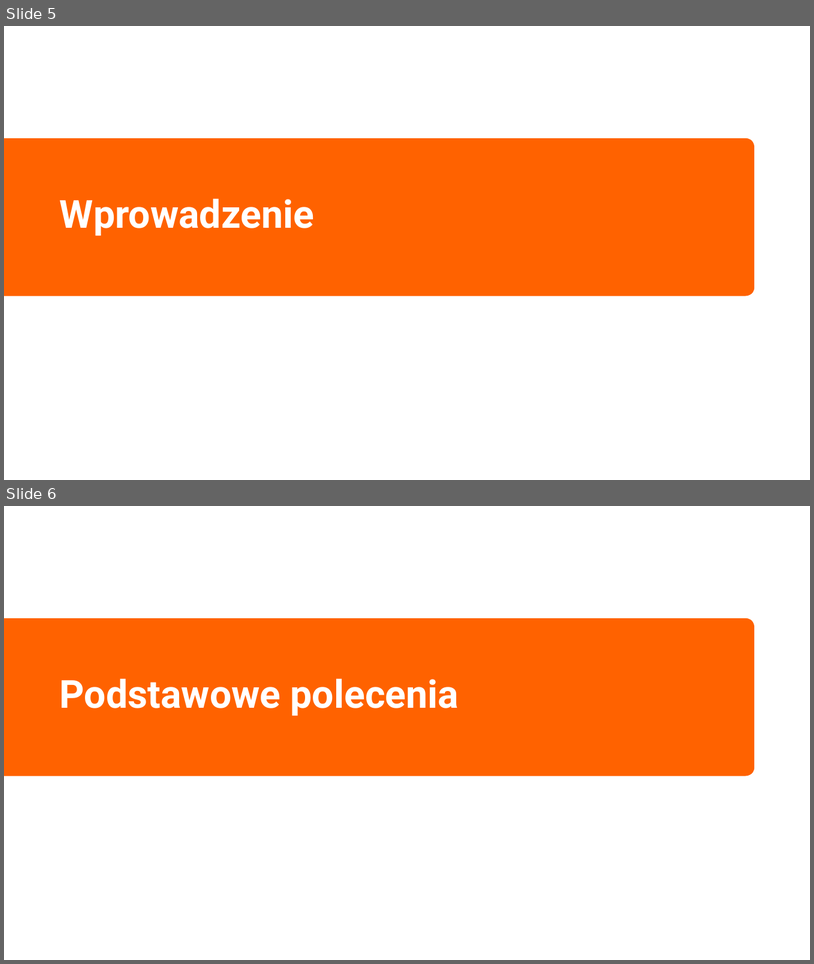
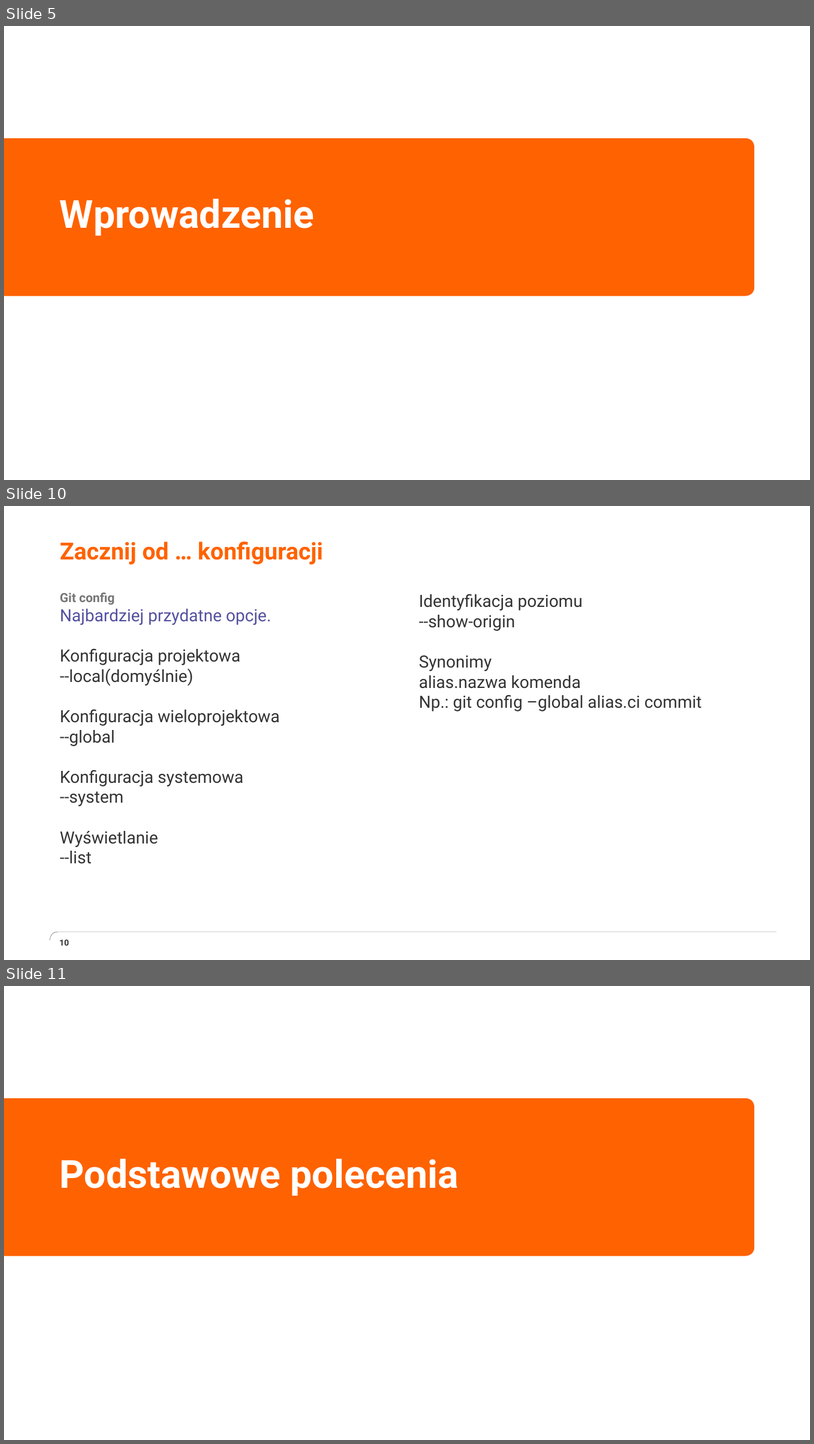
Before and after one commit to grazin/git_materialy, a slide deck: prezentacja/How git are you.pptx. Shown one above the other, each under a label of ours: slides 5 and 6 before the commit, slides 5, 10 and 11 after it; the slides between them are not shown. The pictures are 814x964 and 814x1444 pixels, drawn with LibreOffice and Linux fonts; fonts in the diff are those of the drawing; background and template pictures are left out. Boxes give left, top, right and bottom in pixels: in the first picture for what was removed or moved away, otherwise in the second. Text is boxed around its words. In the diff, an @@ line names an element or a change of style, - is before the commit and + after.

```diff
--- a/prezentacja/How git are you.pptx
+++ b/prezentacja/How git are you.pptx
@@ slide 10 added at [4, 506, 810, 960], background #FFFFFF @@
@@ title added at [60, 541, 323, 565], 28 pt, text #FF6200, bold @@
+Zacznij od … konfiguracji
@@ text added at [60, 592, 271, 625], 20 pt, text #53509E @@
+Git config
+  Najbardziej przydatne opcje.
@@ text added at [419, 594, 702, 711], 20 pt, text #333333 @@
+Identyfikacja poziomu
+--show-origin
+Synonimy
+alias.nazwa komenda
+Np.: git config –global alias.ci commit
@@ text added at [60, 648, 279, 864], 20 pt, text #333333 @@
+  Konfiguracja projektowa
+  --local(domyślnie)
+  Konfiguracja wieloprojektowa
+  --global
+  Konfiguracja systemowa
+  --system
+  Wyświetlanie
+  --list
@@ freeform shape added at [50, 931, 777, 940], outline #333333 0.25 pt @@
@@ page number added at [59, 939, 69, 945], 10 pt, text #333333, bold @@
+10
@@ what was slide 6 is now slide 11 @@
```
Also in this commit, not shown: 16 other slides added, 1 slide removed, 8 other files.
